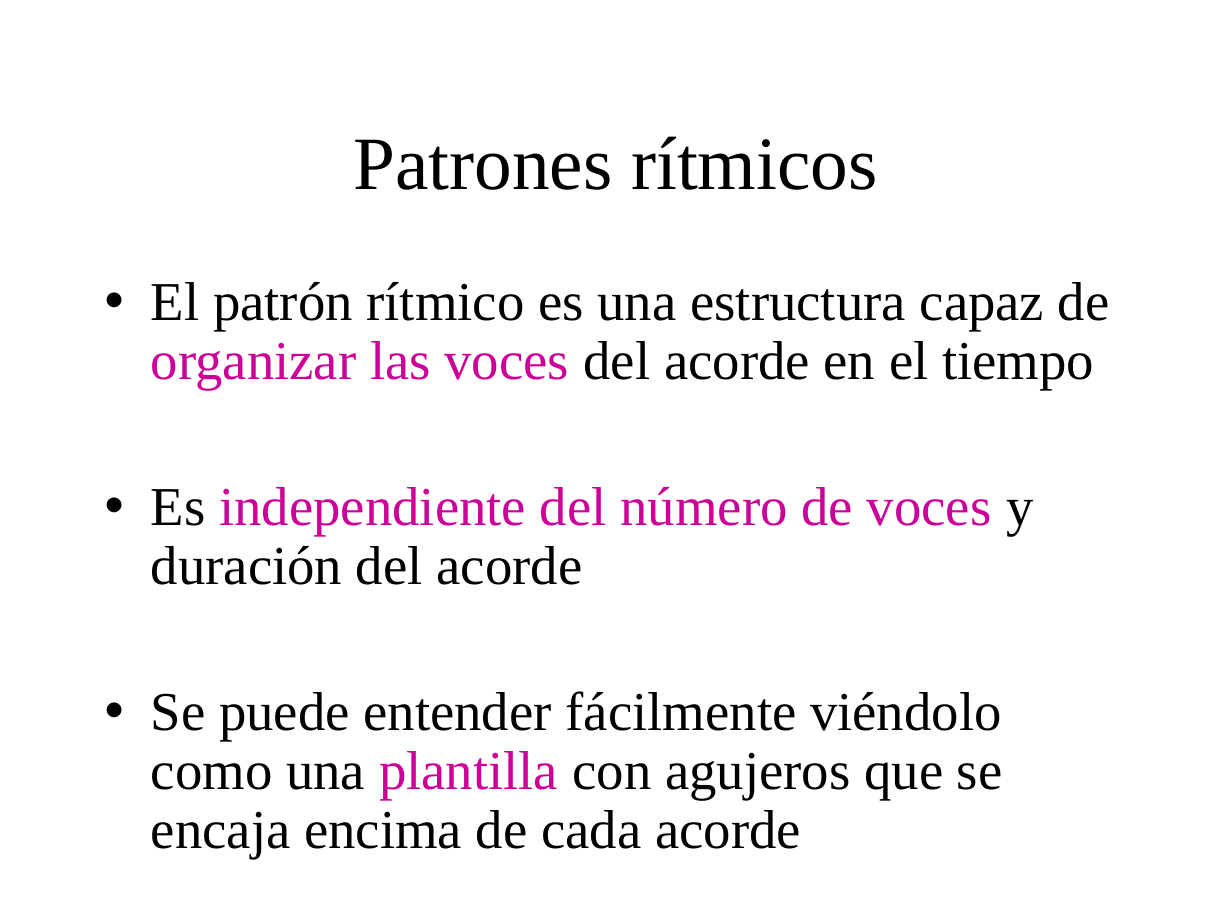
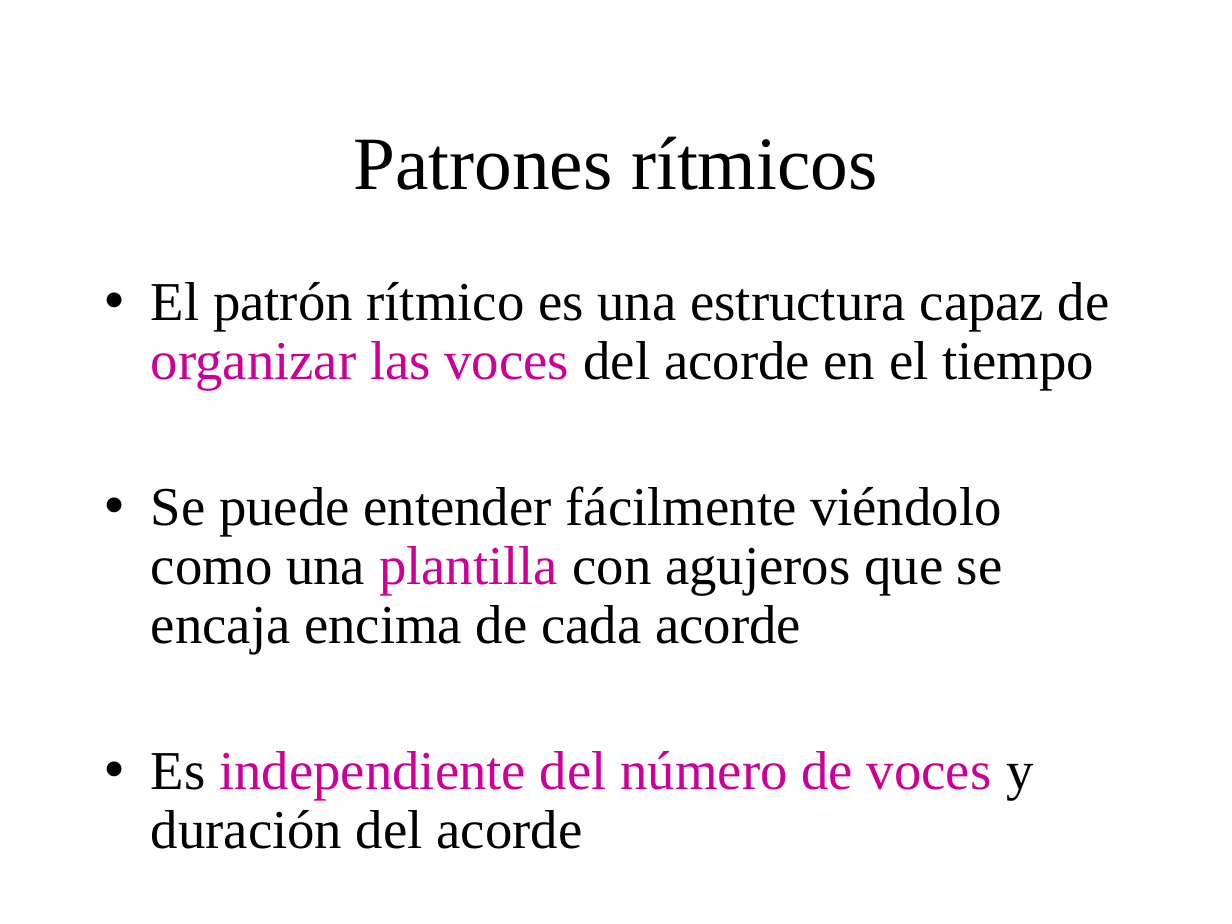
Before and after one commit to BackupTheBerlios/genaro, a slide deck: slide 17 of Documentos/MemoriaSSII/presentacion_proyecto2.ppt. Drawn at 1232x924 pixels with LibreOffice and Linux fonts; fonts in the diff are those of the drawing; background and template pictures are left out. Boxes give left, top, right and bottom in pixels: in the first picture for what was removed or moved away, otherwise in the second. Text is boxed around its words. In the diff, an @@ line names an element or a change of style, - is before the commit and + after.

```diff
--- a/Documentos/MemoriaSSII/presentacion_proyecto2.ppt
+++ b/Documentos/MemoriaSSII/presentacion_proyecto2.ppt
@@ text at [151,486,1003,654]: paragraph added @@
+• Se puede entender fácilmente viéndolo como una plantilla con agujeros que se encaja encima de cada acorde
@@ text at [151,691,1003,859]: paragraph removed @@
-• Se puede entender fácilmente viéndolo como una plantilla con agujeros que se encaja encima de cada acorde
```
Also in this commit, not shown: 1 other slide changed.
